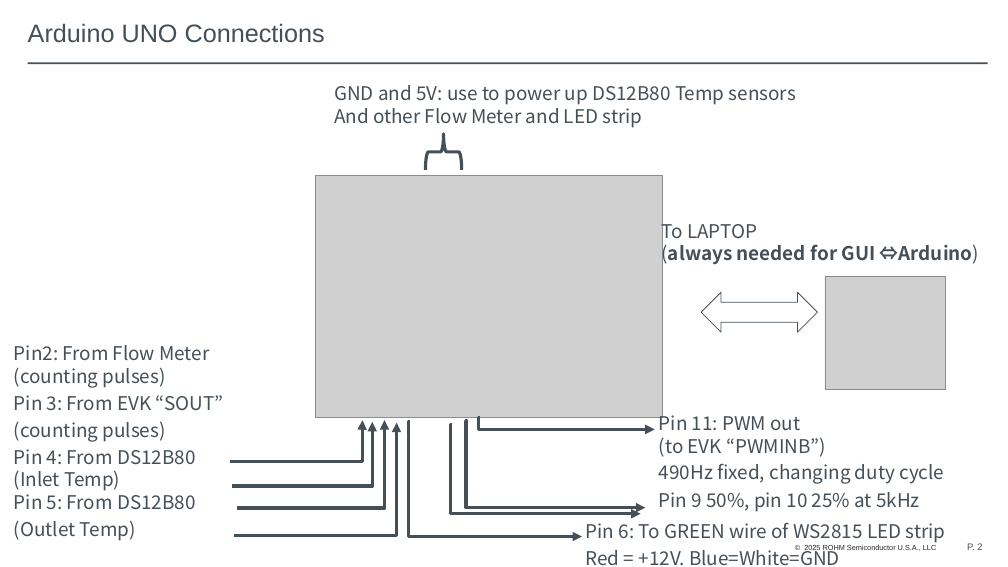
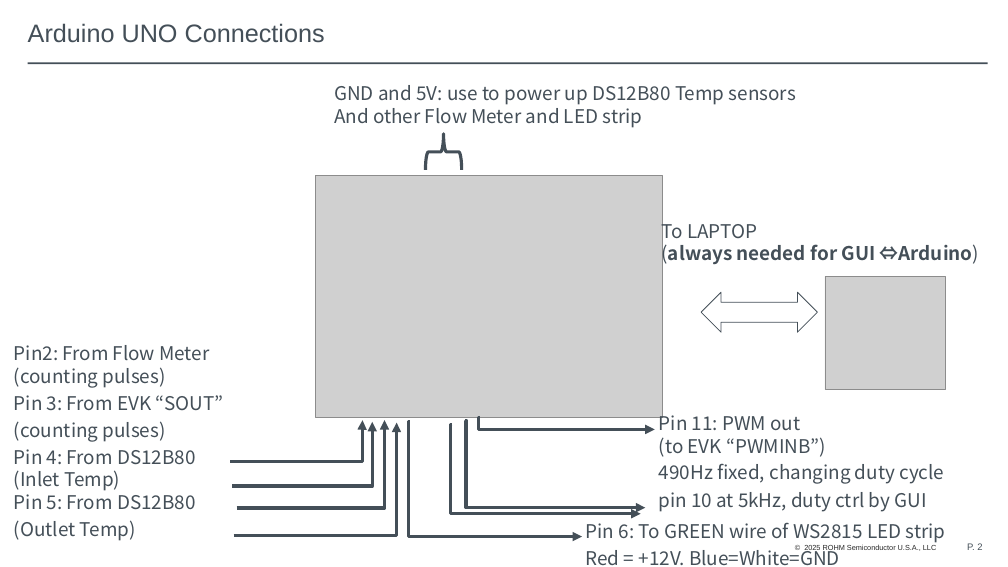
Before and after one commit to mvanocht/BLDC_Pump, a slide deck: slide 2 of Water Pump Demo Arduino and Gui instructions.pptx. Drawn at 1008x567 pixels with LibreOffice and Linux fonts; fonts in the diff are those of the drawing; grey boxes stand for pictures; background and template pictures are left out. Boxes give left, top, right and bottom in pixels: in the first picture for what was removed or moved away, otherwise in the second. Text is boxed around its words. In the diff, an @@ line names an element or a change of style, - is before the commit and + after.

Commit message:
update Arduino, GUI and PPT for new Fan PWM with GUI control

```diff
--- a/Water Pump Demo Arduino and Gui instructions.pptx
+++ b/Water Pump Demo Arduino and Gui instructions.pptx
@@ text at <box>659,492,927,512</box>: text changed @@
-Pin 9 50%, pin 10 25% at 5kHz
+pin 10 at 5kHz, duty ctrl by GUI
```
Also in this commit, not shown: 3 other files.
